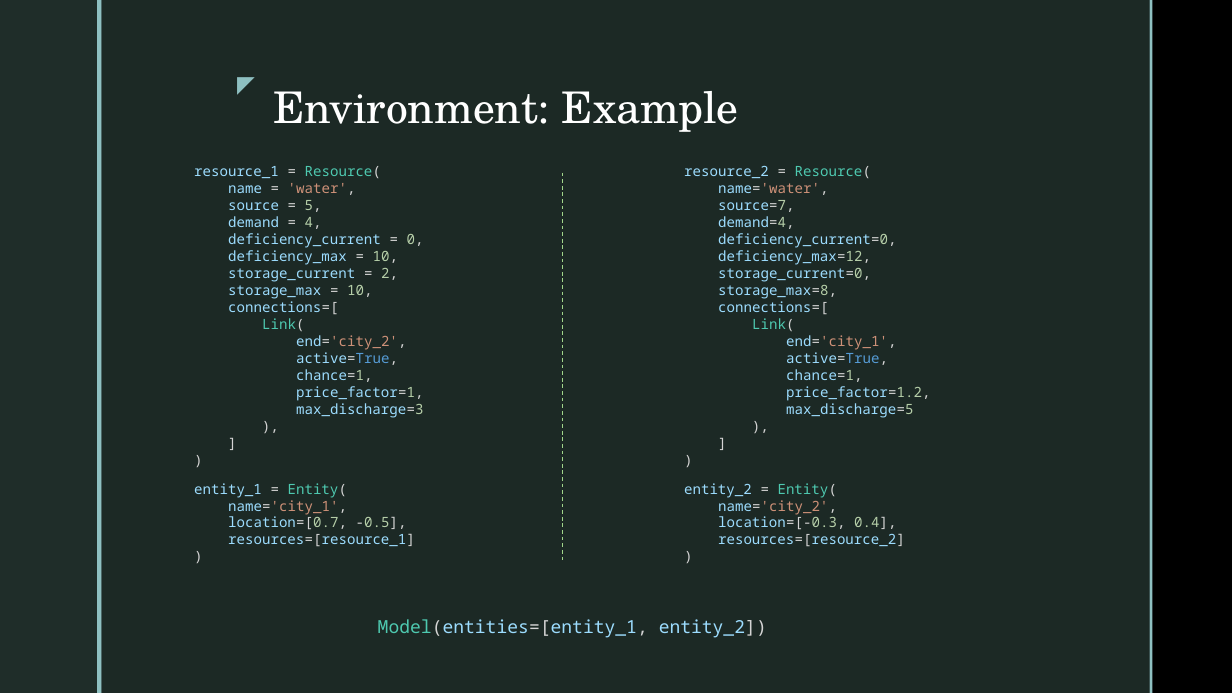
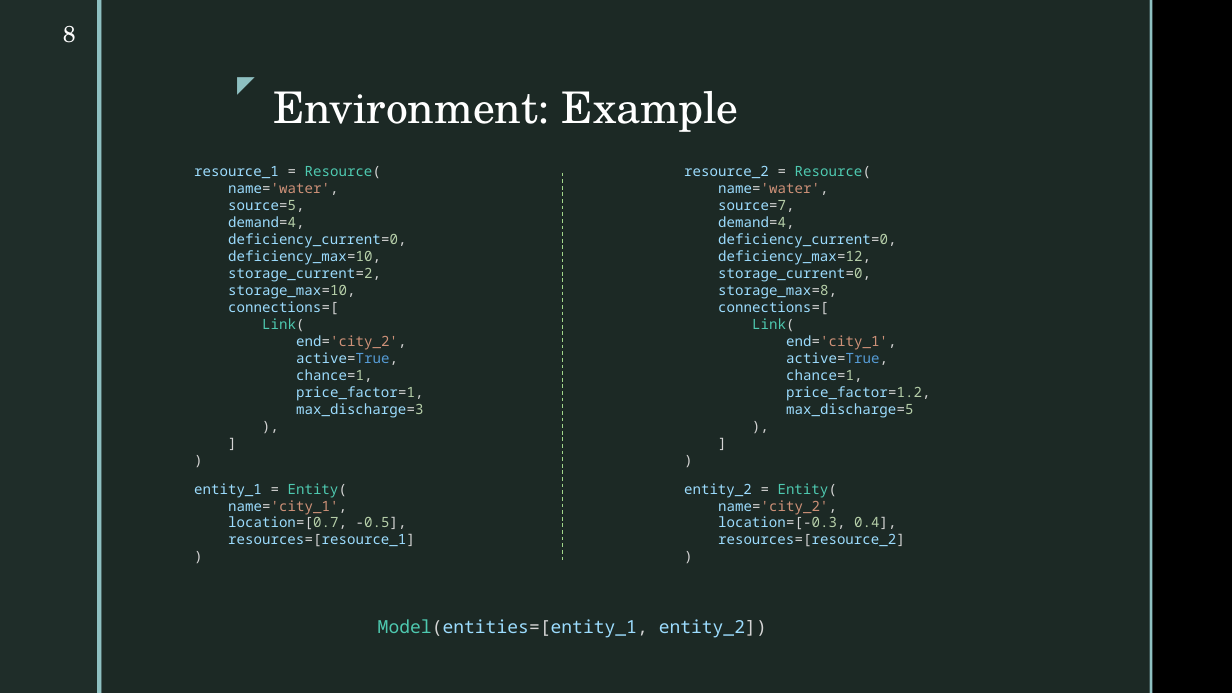
Before and after one commit to cmudrc/pied-piper, a slide deck: slide 8 of Other/Presentation/Presentation 01.pptx. Drawn at 1232x693 pixels with LibreOffice and Linux fonts; fonts in the diff are those of the drawing; background and template pictures are left out. Boxes give left, top, right and bottom in pixels: in the first picture for what was removed or moved away, otherwise in the second. Text is boxed around its words. In the diff, an @@ line names an element or a change of style, - is before the commit and + after.

```diff
--- a/Other/Presentation/Presentation 01.pptx
+++ b/Other/Presentation/Presentation 01.pptx
@@ page number added at <box>63,25,76,43</box>, 18 pt, text #FFFFFF @@
+8
@@ text at <box>228,183,406,299</box>: spaces changed @@
-name = 'water',
-source = 5,
-demand = 4,
-deficiency_current = 0,
-deficiency_max = 10,
-storage_current = 2,
-storage_max = 10,
+name='water',
+source=5,
+demand=4,
+deficiency_current=0,
+deficiency_max=10,
+storage_current=2,
+storage_max=10,
```
Also in this commit, not shown: 9 other slides changed, 8 slides added, 5 other files.
